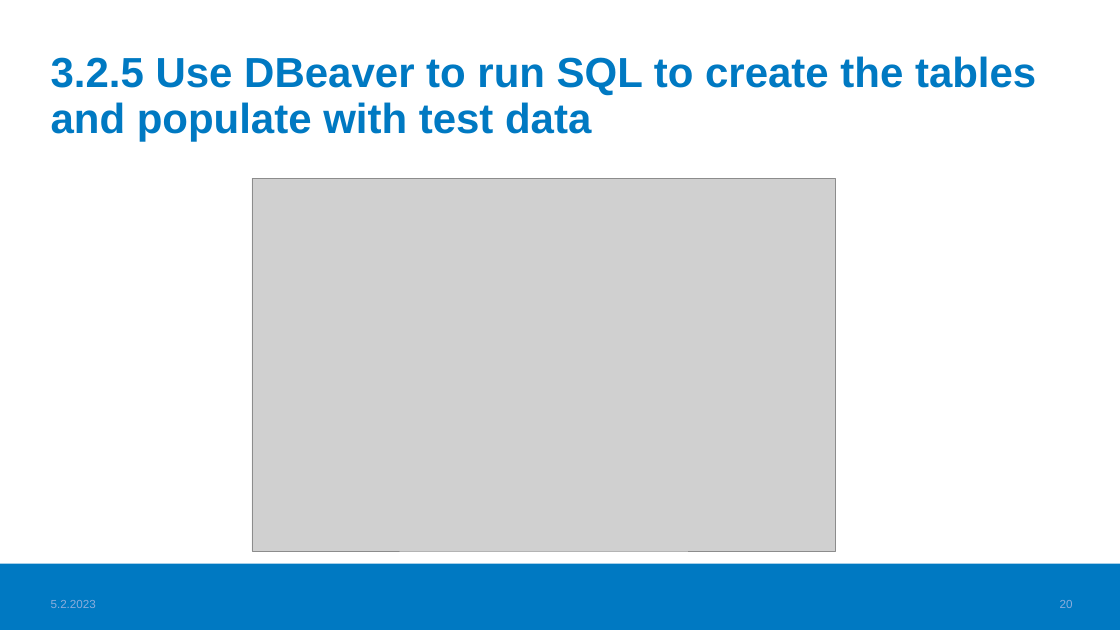
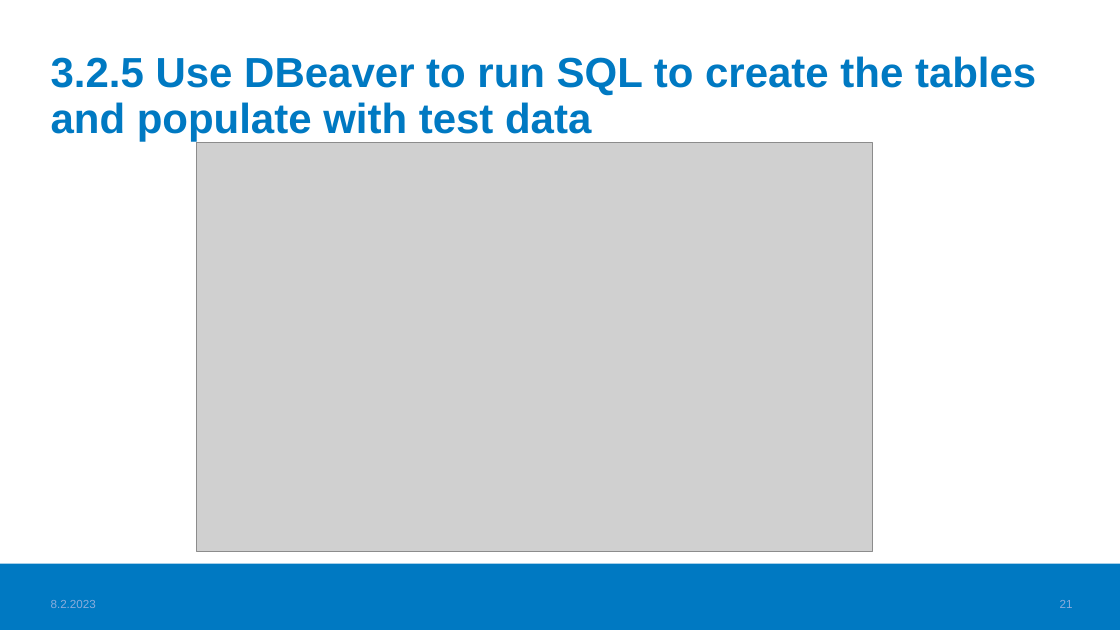
Before and after one commit to haagahelia/ohke-teknologiat, a slide deck: slide 21 of 05_es6_node/NodeJS_demo/01_database/CreatingDatabase_for_IdeaCaseBackend.pptx (slide 20 before the commit). Drawn at 1120x630 pixels with LibreOffice and Linux fonts; fonts in the diff are those of the drawing; grey boxes stand for pictures; background and template pictures are left out. Boxes give left, top, right and bottom in pixels: in the first picture for what was removed or moved away, otherwise in the second. Text is boxed around its words. In the diff, an @@ line names an element or a change of style, - is before the commit and + after.

```diff
--- a/05_es6_node/NodeJS_demo/01_database/CreatingDatabase_for_IdeaCaseBackend.pptx
+++ b/05_es6_node/NodeJS_demo/01_database/CreatingDatabase_for_IdeaCaseBackend.pptx
@@ picture: place and size @@
-picture at box(252, 178, 835, 551)
+picture at box(197, 143, 873, 551)
@@ page number at box(1060, 600, 1073, 608): text changed @@
-20
+21
```
Also in this commit, not shown: 20 other slides changed, 1 slide added, 1 other file.
